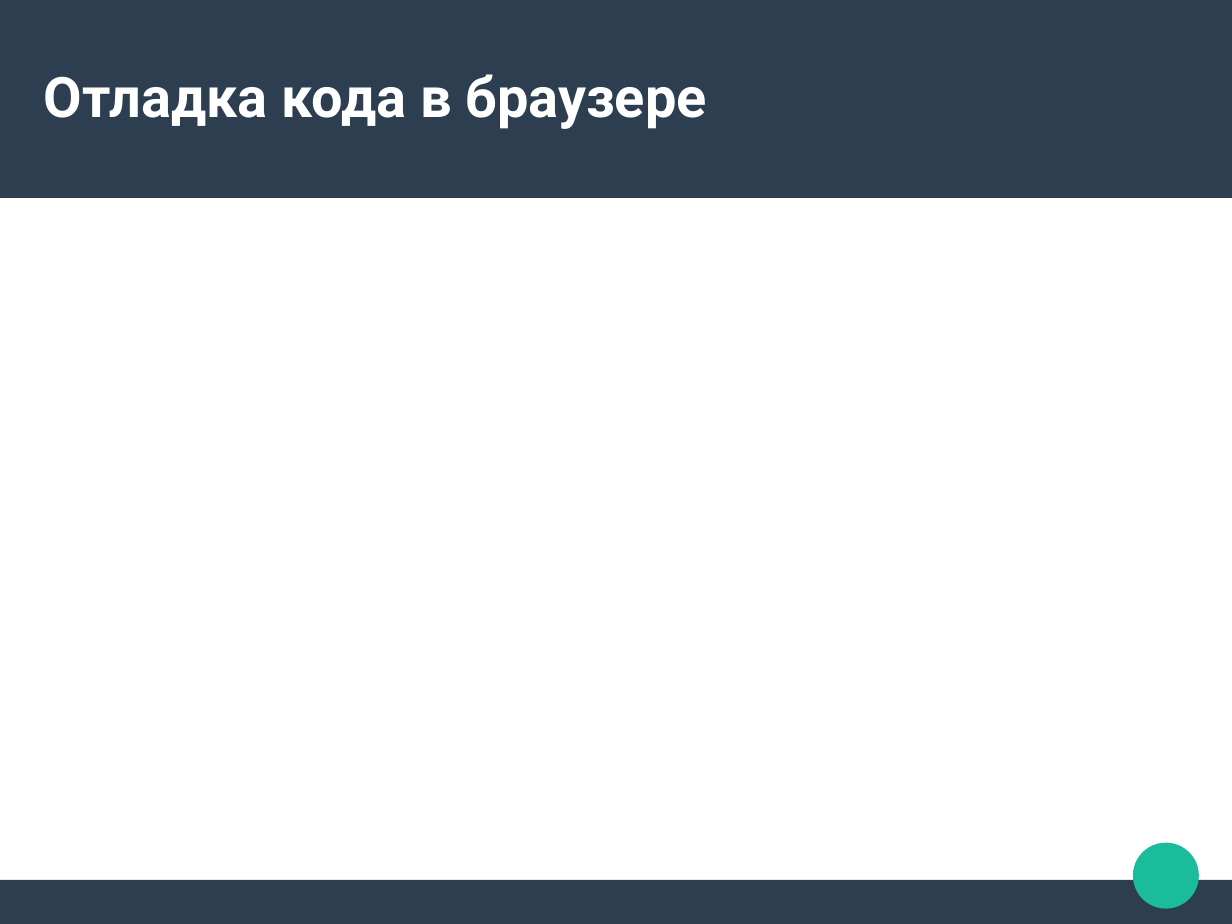
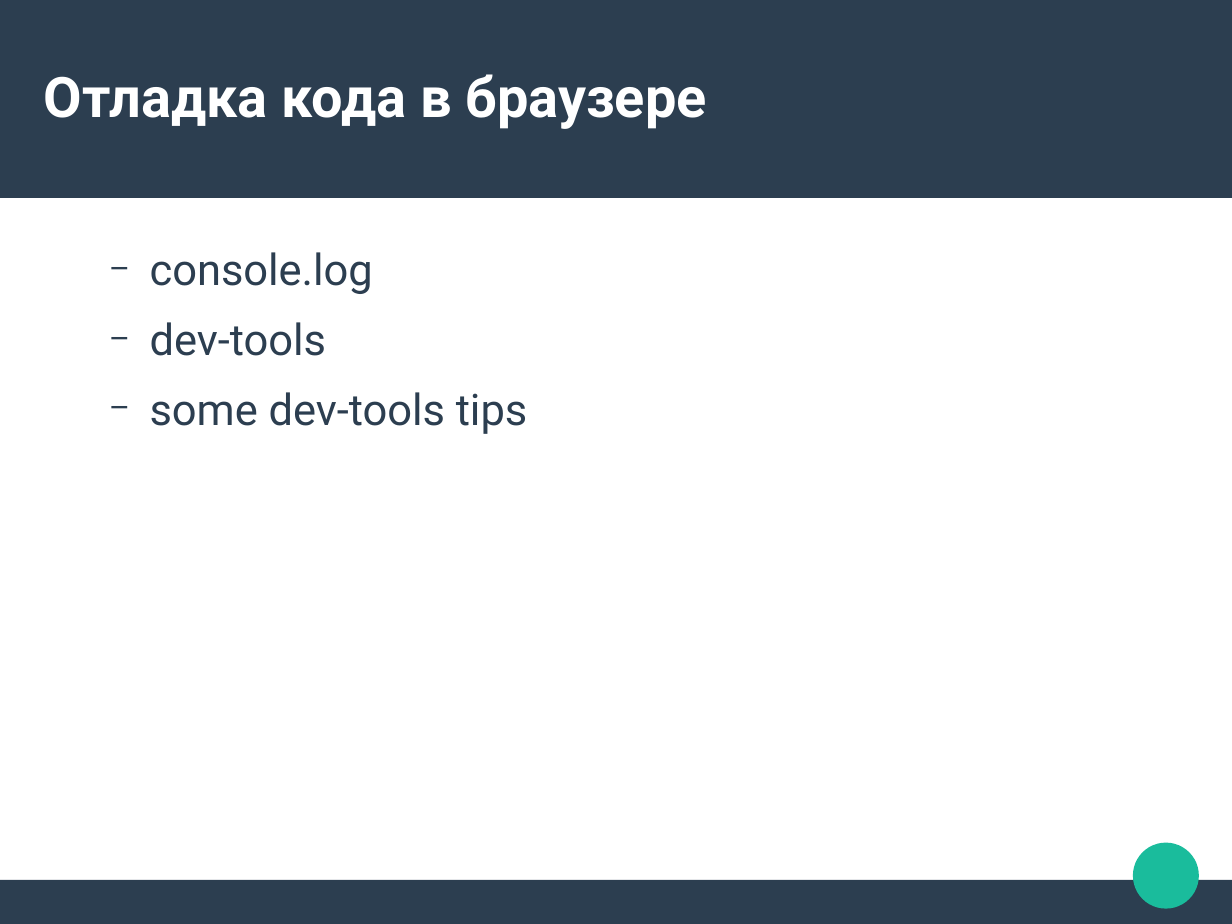
Before and after one commit to vborshchov/js-debugging, a slide deck: slide 2 of Slides-code-debugging.odp. Drawn at 1232x924 pixels with LibreOffice and Linux fonts; fonts in the diff are those of the drawing. Boxes give left, top, right and bottom in pixels: in the first picture for what was removed or moved away, otherwise in the second. Text is boxed around its words. In the diff, an @@ line names an element or a change of style, - is before the commit and + after.

```diff
--- a/Slides-code-debugging.odp
+++ b/Slides-code-debugging.odp
@@ text added at (150, 252, 528, 434), 28 pt, text #2C3E50 @@
+  − console.log
+  − dev-tools
+  − some dev-tools tips
```
Also in this commit, not shown: 22 slides added, 19 other files.
